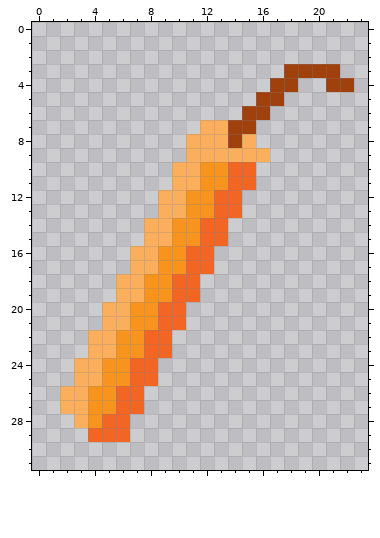
A pixel-art sprite gets an edit: sprites/spr_hud_dynamite_ammo/25613c70-9912-40d0-86d2-5d8d186a65ce.png. Above, as it was before the edit.
The file is 24x32 pixels.
And afterwards:
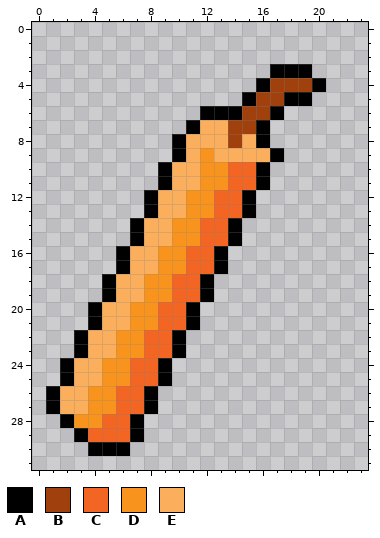
Palette (. is transparent): A #000000  B #a0410d  C #f26522  D #f8941d  E #fbaf5d
The edit:
@@ x 0..23 @@
  2 ........................
- 3 ..................BBBB..
- 4 .................BB..BB.
- 5 ................BB......
- 6 ...............BB.......
- 7 ............EEBB........
- 8 ...........EEEBE........
- 9 ...........EEEEEE.......
-10 ..........EEDDCC........
-11 ..........EEDDCC........
-12 .........EEDDCC.........
-13 .........EEDDCC.........
-14 ........EEDDCC..........
-15 ........EEDDCC..........
-16 .......EEDDCC...........
-17 .......EEDDCC...........
-18 ......EEDDCC............
-19 ......EEDDCC............
-20 .....EEDDCC.............
-21 .....EEDDCC.............
-22 ....EEDDCC..............
-23 ....EEDDCC..............
-24 ...EEDDCC...............
-25 ...EEDDCC...............
-26 ..EEDDCC................
-27 ..EEDDCC................
-28 ...EDCC.................
-29 ....CCC.................
-30 ........................
+ 3 .................AAA....
+ 4 ................ABBBA...
+ 5 ...............ABBAA....
+ 6 ............AAABBA......
+ 7 ...........AEEBBA.......
+ 8 ..........AEEEBEA.......
+ 9 ..........AEDEEEEA......
+10 .........AEEDDCCA.......
+11 .........AEEDDCCA.......
+12 ........AEEDDCCA........
+13 ........AEEDDCCA........
+14 .......AEEDDCCA.........
+15 .......AEEDDCCA.........
+16 ......AEEDDCCA..........
+17 ......AEEDDCCA..........
+18 .....AEEDDCCA...........
+19 .....AEEDDCCA...........
+20 ....AEEDDCCA............
+21 ....AEEDDCCA............
+22 ...AEEDDCCA.............
+23 ...AEEDDCCA.............
+24 ..AEEDDCCA..............
+25 ..AEEDDCCA..............
+26 .AEEDDCCA...............
+27 .AEEDDCCA...............
+28 ..ADDCCA................
+29 ...ACCCA................
+30 ....AAA.................
 31 ........................
Changed places in both pictures, as pixel boxes (x1, y1, x2, y2):
changed: (46, 64, 354, 456)
